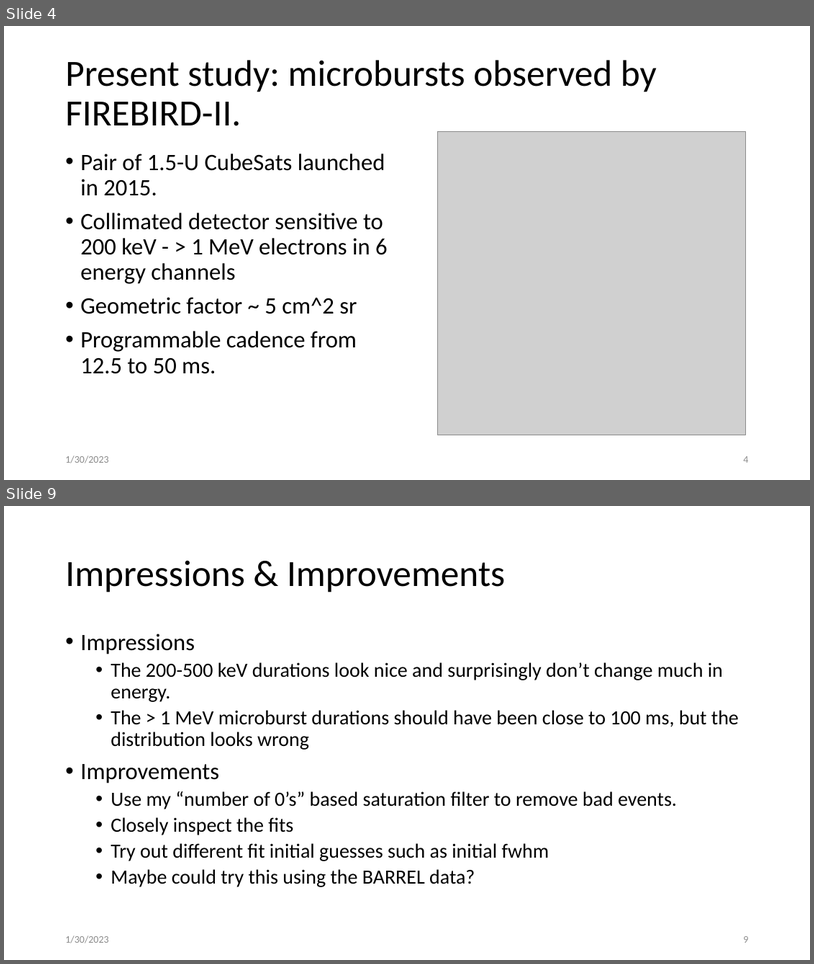
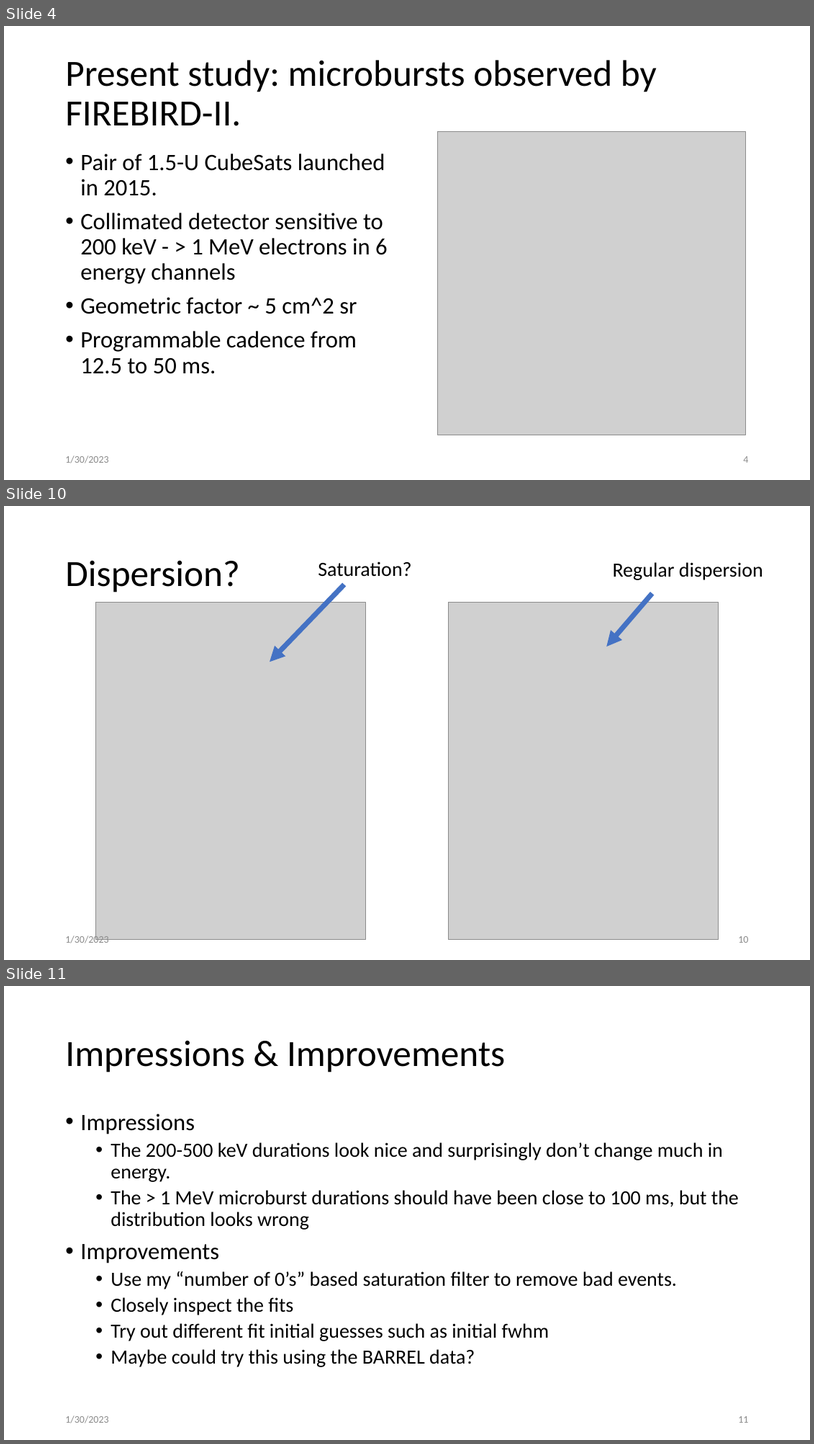
Before and after one commit to mshumko/fbrbsp, a slide deck: presentations/20230130_firebird_microburst_durations.pptx. Shown one above the other, each under a label of ours: slides 4 and 9 before the commit, slides 4, 10 and 11 after it; the slides between them are not shown. The pictures are 814x964 and 814x1444 pixels, drawn with LibreOffice and Linux fonts; fonts in the diff are those of the drawing; grey boxes stand for pictures. Boxes give left, top, right and bottom in pixels: in the first picture for what was removed or moved away, otherwise in the second. Text is boxed around its words. In the diff, an @@ line names an element or a change of style, - is before the commit and + after.

```diff
--- a/presentations/20230130_firebird_microburst_durations.pptx
+++ b/presentations/20230130_firebird_microburst_durations.pptx
@@ slide 10 added at <box>4,506,810,960</box>, background #FFFFFF @@
@@ title added at <box>65,560,239,592</box>, 44 pt, text #000000 @@
+Dispersion?
@@ text added at <box>318,561,412,577</box>, 24 pt, text #000000 @@
+Saturation?
@@ text added at <box>613,562,764,580</box>, 24 pt, text #000000 @@
+Regular dispersion
@@ arrow added from (345, 584) to (270, 662), #4472C4 6 pt @@
@@ picture added at <box>96,602,365,939</box> @@
@@ picture added at <box>449,602,718,939</box> @@
@@ arrow added from (653, 593) to (607, 646), #4472C4 6 pt @@
@@ text added at <box>65,934,108,943</box>, 12 pt, text #8C8C8C @@
+1/30/2023
@@ page number added at <box>738,936,748,942</box>, 12 pt, text #8C8C8C @@
+10
@@ what was slide 9 is now slide 11 @@
@@ page number at <box>738,1416,748,1422</box>: text changed @@
-9
+11
```
Also in this commit, not shown: 6 slides changed, 1 other slide added.
